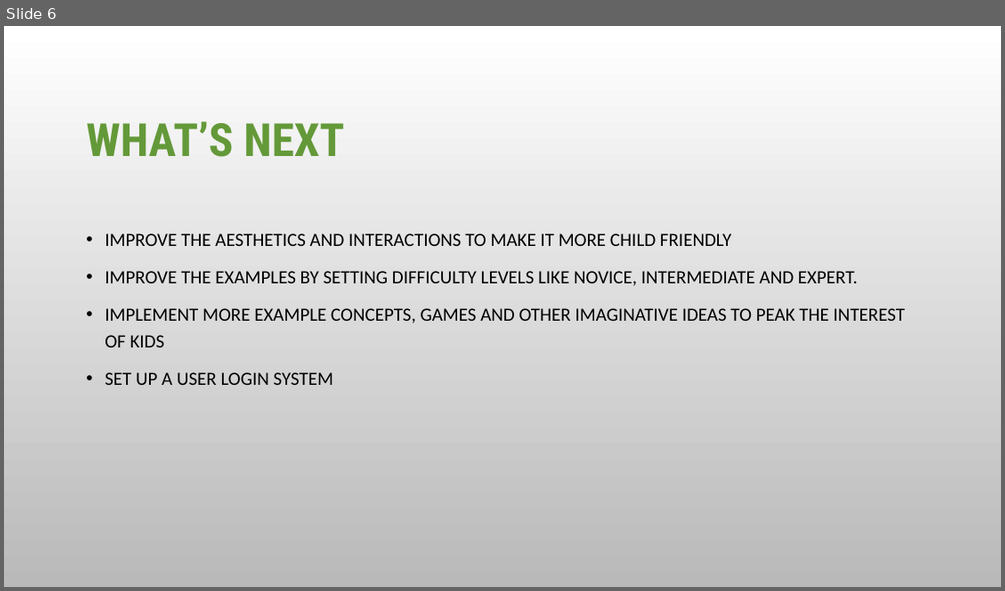
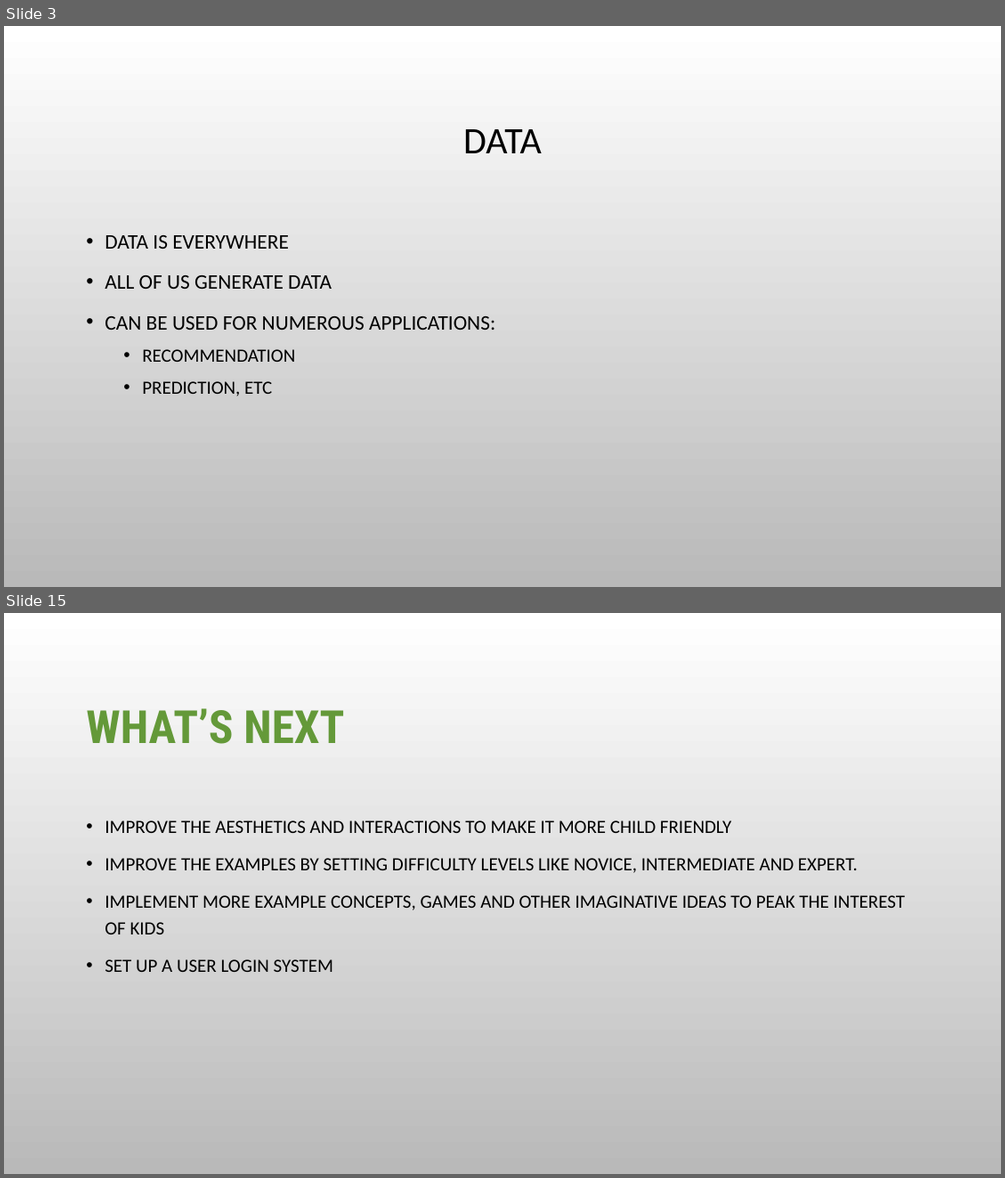
Before and after one commit to Aamir185/AI_Literacy_Tool_Capstone_T2_2020, a slide deck: Team_Contributions/Alwin/Pitch video/Pitch video slides.pptx. Shown one above the other, each under a label of ours: slide 6 before the commit, slides 3 and 15 after it; the slides between them are not shown. The pictures are 1005x591 and 1005x1178 pixels, drawn with LibreOffice and Linux fonts; fonts in the diff are those of the drawing; background and template pictures are left out. Boxes give left, top, right and bottom in pixels: in the first picture for what was removed or moved away, otherwise in the second. Text is boxed around its words. In the diff, an @@ line names an element or a change of style, - is before the commit and + after.

```diff
--- a/Team_Contributions/Alwin/Pitch video/Pitch video slides.pptx
+++ b/Team_Contributions/Alwin/Pitch video/Pitch video slides.pptx
@@ slide 3 added at [4,26,1001,587], background picture (left out) @@
@@ title added at [463,129,542,153], 36 pt, text #000000 @@
+DATA
@@ text added at [105,235,495,396], 20 pt, text #000000 @@
+• DATA IS EVERYWHERE
+• ALL OF US GENERATE DATA
+• CAN BE USED FOR NUMEROUS APPLICATIONS:
+  • RECOMMENDATION
+  • PREDICTION, ETC
@@ what was slide 6 is now slide 15 @@
```
Also in this commit, not shown: 5 slides changed, 13 other slides added.
